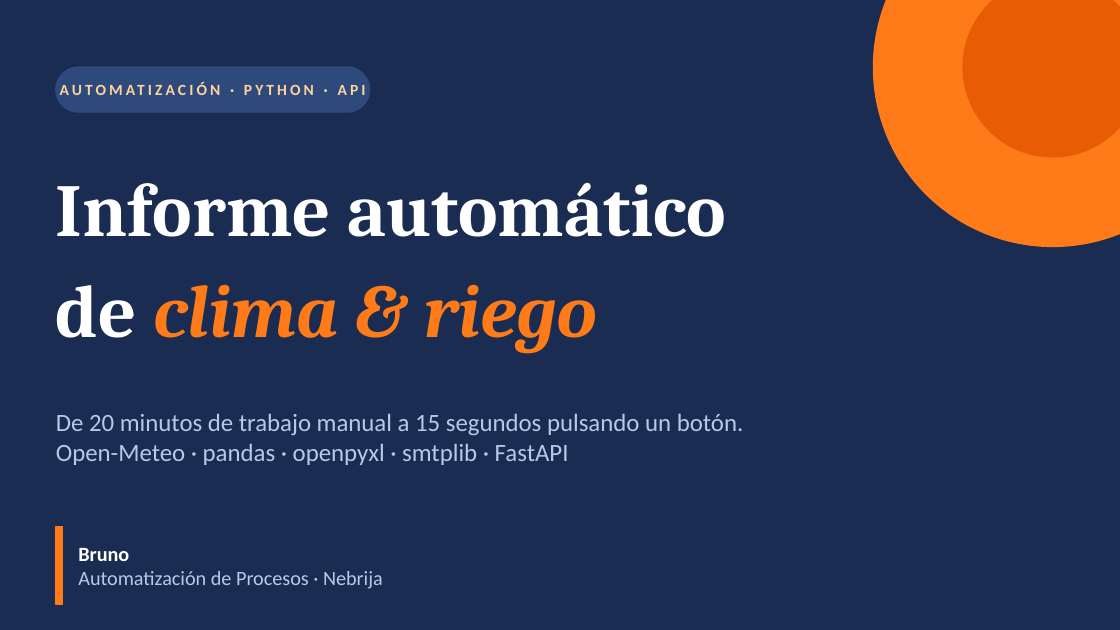
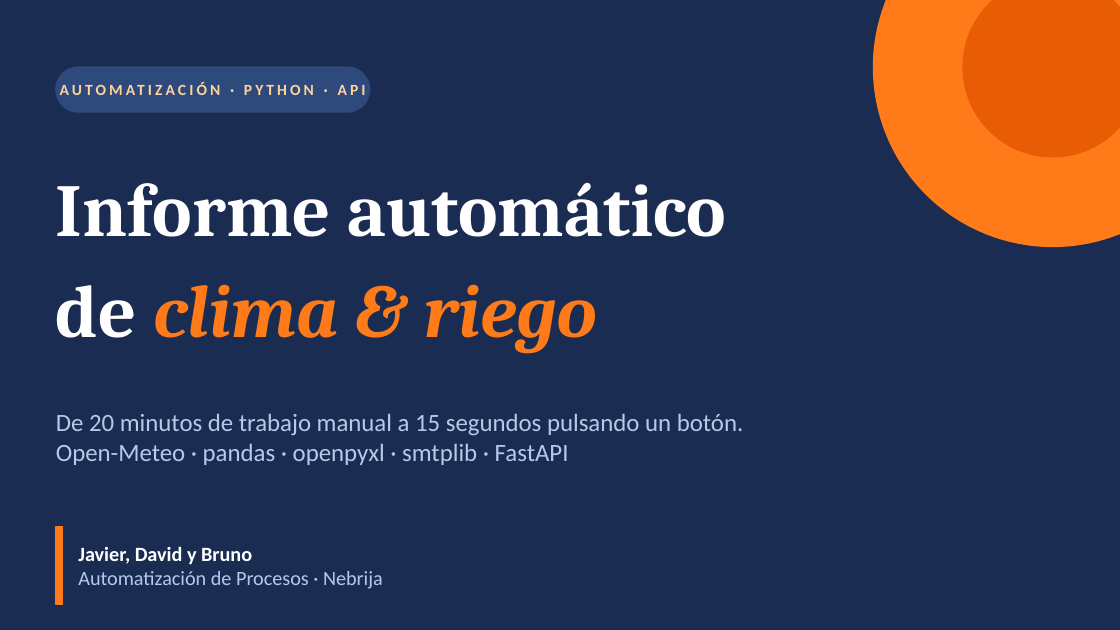
Before and after one commit to SubJ22/Clima_Automatizacion, a slide deck: slide 1 of presentacion.pptx. Drawn at 1120x630 pixels with LibreOffice and Linux fonts; fonts in the diff are those of the drawing. Boxes give left, top, right and bottom in pixels: in the first picture for what was removed or moved away, otherwise in the second. Text is boxed around its words. In the diff, an @@ line names an element or a change of style, - is before the commit and + after.

```diff
--- a/presentacion.pptx
+++ b/presentacion.pptx
@@ text at <box>78,546,252,564</box>: text changed @@
-Bruno
+Javier, David y Bruno
```
Also in this commit, not shown: 9 other slides changed, 1 slide added.
